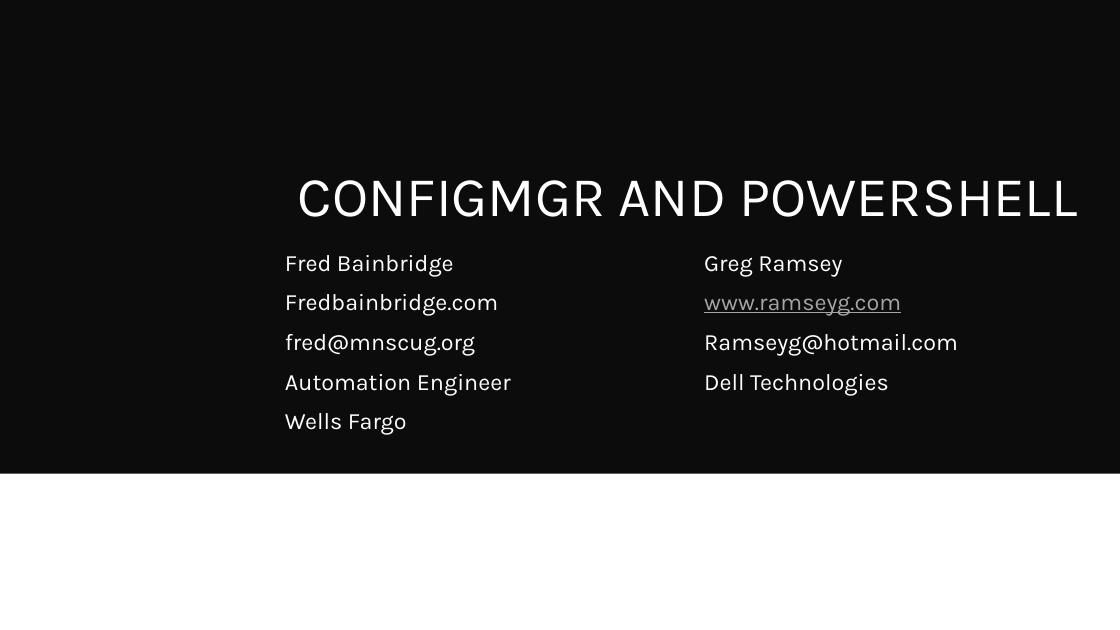
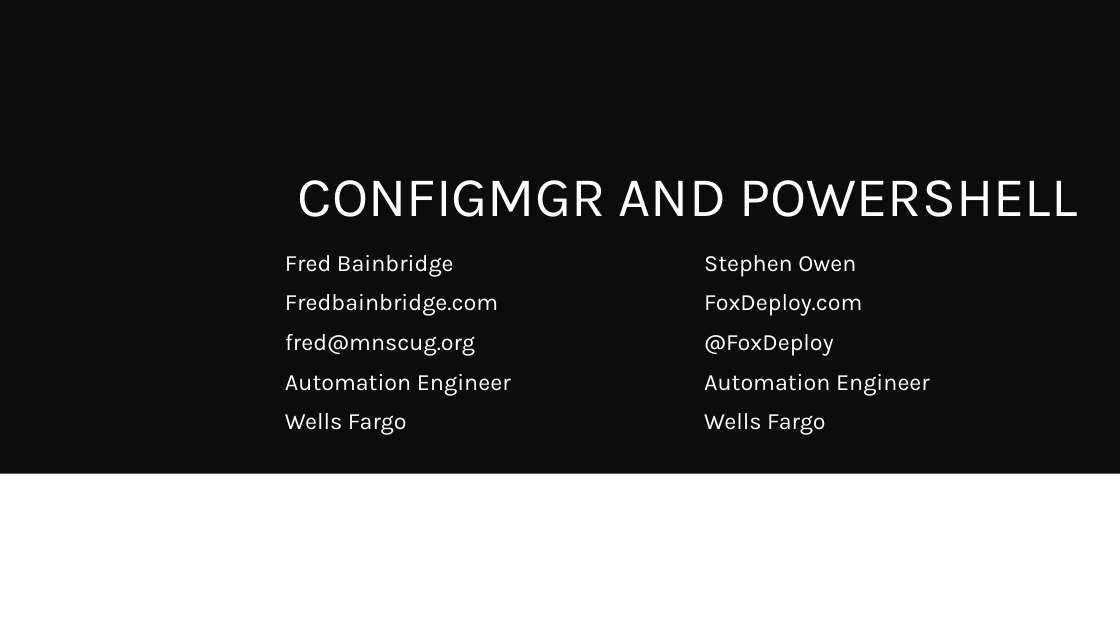
Before and after one commit to fredbainbridge/mms2019ConfigMgrPowershellDemos, a slide deck: slide 1 of MMS2019 - Configmgr and PowerShell the essentials.pptx. Drawn at 1120x630 pixels with LibreOffice and Linux fonts; fonts in the diff are those of the drawing; background and template pictures are left out. Boxes give left, top, right and bottom in pixels: in the first picture for what was removed or moved away, otherwise in the second. Text is boxed around its words. In the diff, an @@ line names an element or a change of style, - is before the commit and + after.

```diff
--- a/MMS2019 - Configmgr and PowerShell the essentials.pptx
+++ b/MMS2019 - Configmgr and PowerShell the essentials.pptx
@@ text at box(704, 255, 930, 435): text changed @@
-Greg Ramsey
-www.ramseyg.com
-Ramseyg@hotmail.com
-Dell Technologies
+Stephen Owen
+FoxDeploy.com
+@FoxDeploy
+Automation Engineer
+Wells Fargo
```
Also in this commit, not shown: 5 other slides changed, 1 slide added, 1 slide removed.
